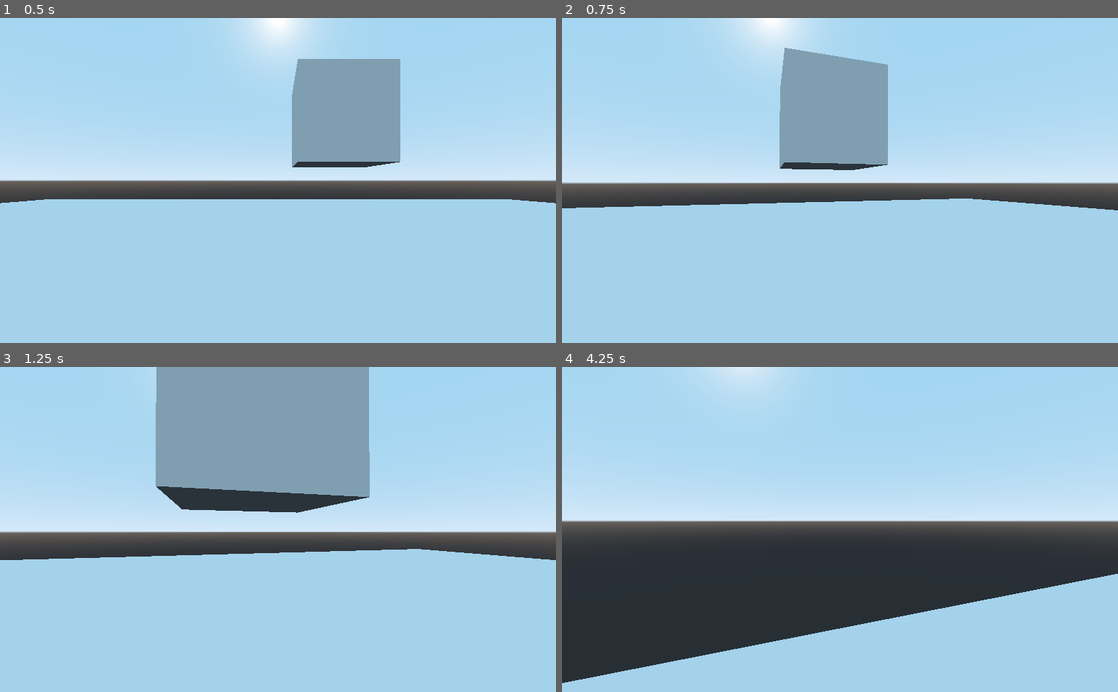
Above: before the commit, frames 1-4 (two rows, left to right).
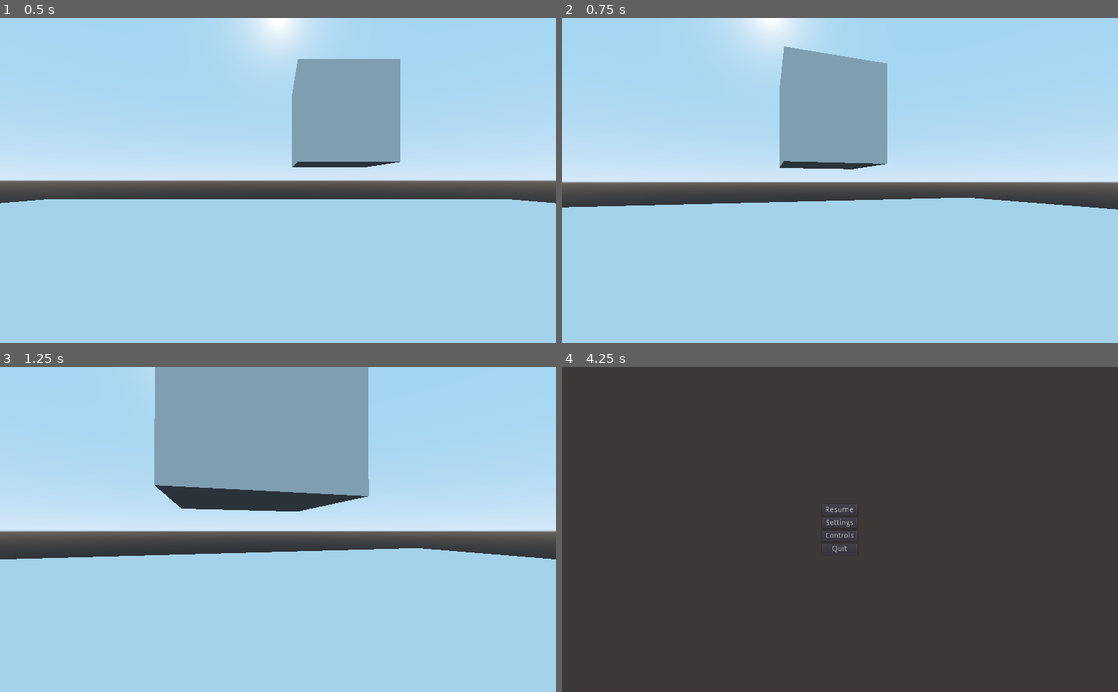
Above: after the commit, the same moments.

Repository: ronman234/YourInTheDark-OrSomethingLikeThat
Game: Godot game, scene res://scenes/sandbox.tscn
Same seed, same stepped clock (60 frames per second), same inputs: the game is played once before the commit and once after it.
Inputs (mouse positions are in pixels of both pictures, inside the frame that each line leads up to):
- Up to frame 1 (0.5 s): no input
- Up to frame 2 (0.75 s): tap Enter at 0.5 s; move the mouse to (867, 180) at 0.52 s; hold W (move_fwd) from 0.53 s (still down); click (867, 180) at 0.6 s
- Up to frame 3 (1.25 s): keep holding W (move_fwd)
- Up to frame 4 (4.25 s): keep holding W (move_fwd); move the mouse to (812, 529) at 1.27 s; right-click (812, 529) at 1.35 s; move the mouse to (851, 523) at 2.02 s; tap Mouse wheel down (zoom_decrease) at 2.1 s; move the mouse to (834, 536) at 2.77 s; tap Mouse wheel up (zoom_increase) at 2.85 s; move the mouse to (878, 532) at 3.52 s; click (878, 532) at 3.6 s; tap Escape (ui_cancel) at 4.15 s

Frame 1 is identical in both runs. In frame 2, 1.1% of the frame differs, in the area x 0-100%, y 8-60%; in frame 3, 1.2%; in frame 4, 69%, in the area x 0-100%, y 0-100%.

Commit message:
Added Main Menu and Pause Menu UI with some functionality

Diff:
--- a/You're In The Dark/player/FPSController.gd
+++ b/You're In The Dark/player/FPSController.gd
@@ -1,4 +1,5 @@
 extends KinematicBody
+
 
 export var speed : float = 5
 export var acceleration : float = 5
--- a/You're In The Dark/project.godot
+++ b/You're In The Dark/project.godot
@@ -13,6 +13,15 @@
 config/name="Shots in the Dark"
 run/main_scene="res://scenes/sandbox.tscn"
 config/icon="res://icon.png"
+
+[display]
+
+window/stretch/mode="viewport"
+window/stretch/aspect="expand"
+
+[global]
+
+stretch=false
 
 [gui]
 
@@ -60,6 +69,11 @@
 "events": [ Object(InputEventMouseButton,"resource_local_to_scene":false,"resource_name":"","device":0,"alt":false,"shi …(212 unchanged characters)…
  ]
 }
+Pause={
+"deadzone": 0.5,
+"events": [ Object(InputEventKey,"resource_local_to_scene":false,"resource_name":"","device":0,"alt":false,"shift":false,"control":false,"meta":false,"command":false,"pressed":false,"scancode":0,"physical_scancode":16777217,"unicode":0,"echo":false,"script":null)
+ ]
+}
 
 [physics]
 
--- /dev/null
+++ b/You're In The Dark/scenes/MainMenu.gd
@@ -0,0 +1,46 @@
+extends Control
+
+# Called when the node enters the scene tree for the first time.
+func _ready():
+	$SettingsContainer/VBoxContainer/Volume.value = 5
+	AudioServer.set_bus_volume_db(AudioServer.get_bus_index("Master"), 5)
+	$MainMenuContainer.visible = true
+	$SettingsContainer.visible = false
+	$ControlsContainer.visible = false
+	$SettingsContainer/VBoxContainer/Volume.step = 0.0001
+
+# Called every frame. 'delta' is the elapsed time since the previous frame.
+#func _process(delta):
+#	pass
+
+
+func _on_StartBtn_pressed():
+	get_tree().change_scene("res://scenes/sandbox.tscn")
+
+
+func _on_SettingsBtn_pressed():
+	$MainMenuContainer.visible = false
+	$SettingsContainer.visible = true
+
+
+func _on_ControlsBtn_pressed():
+	$MainMenuContainer.visible = false
+	$ControlsContainer.visible = true
+
+
+func _on_QuitBtn_pressed():
+	get_tree().quit()
+
+func _on_Volume_value_changed(value):
+	AudioServer.set_bus_volume_db(AudioServer.get_bus_index("Master"), value * 20)
+	$SettingsContainer/VBoxContainer/Volume/Label2.text = String(value * 20)
+
+
+func _on_ReturnBtn_pressed():
+	$MainMenuContainer.visible = true
+	$SettingsContainer.visible = false
+
+
+func _on_ControlsReturnBtn_pressed():
+	$MainMenuContainer.visible = true
+	$ControlsContainer.visible = false
--- /dev/null
+++ b/You're In The Dark/scenes/MainMenu.tscn
@@ -0,0 +1,119 @@
+[gd_scene load_steps=2 format=2]
+
+[ext_resource path="res://scenes/MainMenu.gd" type="Script" id=1]
+
+[node name="MainMenu" type="Control"]
+anchor_right = 1.0
+anchor_bottom = 1.0
+script = ExtResource( 1 )
+
+[node name="ColorRect" type="ColorRect" parent="."]
+anchor_right = 1.0
+anchor_bottom = 1.0
+color = Color( 0.239216, 0.223529, 0.223529, 1 )
+
+[node name="MainMenuContainer" type="CenterContainer" parent="."]
+visible = false
+anchor_right = 1.0
+anchor_bottom = 1.0
+
+[node name="VBoxContainer" type="VBoxContainer" parent="MainMenuContainer"]
+margin_left = 479.0
+margin_top = 254.0
+margin_right = 544.0
+margin_bottom = 346.0
+
+[node name="StartBtn" type="Button" parent="MainMenuContainer/VBoxContainer"]
+margin_right = 65.0
+margin_bottom = 20.0
+text = "Start"
+
+[node name="SettingsBtn" type="Button" parent="MainMenuContainer/VBoxContainer"]
+margin_top = 24.0
+margin_right = 65.0
+margin_bottom = 44.0
+text = "Settings"
+
+[node name="ControlsBtn" type="Button" parent="MainMenuContainer/VBoxContainer"]
+margin_top = 48.0
+margin_right = 65.0
+margin_bottom = 68.0
+text = "Controls"
+
+[node name="QuitBtn" type="Button" parent="MainMenuContainer/VBoxContainer"]
+margin_top = 72.0
+margin_right = 65.0
+margin_bottom = 92.0
+text = "Quit"
+
+[node name="SettingsContainer" type="CenterContainer" parent="."]
+visible = false
+anchor_right = 1.0
+anchor_bottom = 1.0
+
+[node name="VBoxContainer" type="VBoxContainer" parent="SettingsContainer"]
+margin_left = 491.0
+margin_top = 280.0
+margin_right = 533.0
+margin_bottom = 320.0
+
+[node name="Volume" type="HSlider" parent="SettingsContainer/VBoxContainer"]
+margin_right = 42.0
+margin_bottom = 16.0
+max_value = 1.0
+step = 0.0
+
+[node name="Label" type="Label" parent="SettingsContainer/VBoxContainer/Volume"]
+margin_left = -60.0
+margin_top = -1.0
+margin_right = -5.0
+margin_bottom = 14.0
+text = "Volume"
+align = 1
+valign = 1
+
+[node name="Label2" type="Label" parent="SettingsContainer/VBoxContainer/Volume"]
+margin_left = 45.0
+margin_top = 2.0
+margin_right = 100.0
+margin_bottom = 17.0
+align = 1
+valign = 1
+
+[node name="ReturnBtn" type="Button" parent="SettingsContainer/VBoxContainer"]
+margin_top = 20.0
+margin_right = 42.0
+margin_bottom = 40.0
+text = "Back"
+
+[node name="ControlsContainer" type="CenterContainer" parent="."]
+anchor_right = 1.0
+anchor_bottom = 1.0
+
+[node name="VBoxContainer" type="VBoxContainer" parent="ControlsContainer"]
+margin_left = 386.0
+margin_top = 255.0
+margin_right = 637.0
+margin_bottom = 344.0
+
+[node name="Label" type="Label" parent="ControlsContainer/VBoxContainer"]
+margin_right = 251.0
+margin_bottom = 65.0
+text = "Movement - W, A, S, D
+Interact / Take Photo - Left Mouse Click
+Use Camera - Right Mouse Click
+Pause - Escape Key"
+
+[node name="ControlsReturnBtn" type="Button" parent="ControlsContainer/VBoxContainer"]
+margin_top = 69.0
+margin_right = 251.0
+margin_bottom = 89.0
+text = "Return"
+
+[connection signal="pressed" from="MainMenuContainer/VBoxContainer/StartBtn" to="." method="_on_StartBtn_pressed"]
+[connection signal="pressed" from="MainMenuContainer/VBoxContainer/SettingsBtn" to="." method="_on_SettingsBtn_pressed"]
+[connection signal="pressed" from="MainMenuContainer/VBoxContainer/ControlsBtn" to="." method="_on_ControlsBtn_pressed"]
+[connection signal="pressed" from="MainMenuContainer/VBoxContainer/QuitBtn" to="." method="_on_QuitBtn_pressed"]
+[connection signal="value_changed" from="SettingsContainer/VBoxContainer/Volume" to="." method="_on_Volume_value_changed"]
+[connection signal="pressed" from="SettingsContainer/VBoxContainer/ReturnBtn" to="." method="_on_ReturnBtn_pressed"]
+[connection signal="pressed" from="ControlsContainer/VBoxContainer/ControlsReturnBtn" to="." method="_on_ControlsReturnBtn_pressed"]
--- /dev/null
+++ b/You're In The Dark/scenes/PauseMenu.gd
@@ -0,0 +1,56 @@
+extends Control
+
+var volume = AudioServer.get_bus_volume_db(AudioServer.get_bus_index("Master"))
+
+# Called when the node enters the scene tree for the first time.
+func _ready():
+	$SettingsContainer/VBoxContainer/Volume.value = volume
+	AudioServer.set_bus_volume_db(AudioServer.get_bus_index("Master"), volume)
+
+var is_paused = false setget set_is_paused
+
+func _unhandled_input(event):
+	if event.is_action_pressed("Pause"):
+		self.is_paused = !is_paused
+
+func set_is_paused(value):
+	is_paused = value
+	get_tree().paused = is_paused
+	visible = is_paused
+	$MainMenuContainer.visible = is_paused
+	if(is_paused):
+		Input.set_mouse_mode(Input.MOUSE_MODE_VISIBLE)
+	else:
+		Input.set_mouse_mode(Input.MOUSE_MODE_HIDDEN)
+
+func _on_QuitBtn_pressed():
+	get_tree().quit()
+
+
+func _on_ControlsBtn_pressed():
+	$MainMenuContainer.visible = false
+	$ControlsContainer.visible = true
+
+
+func _on_SettingsBtn_pressed():
+	$MainMenuContainer.visible = false
+	$SettingsContainer.visible = true
+
+
+func _on_ResumeBtn_pressed():
+	self.is_paused = false
+
+
+func _on_ReturnBtn_pressed():
+	$MainMenuContainer.visible = true
+	$SettingsContainer.visible = false
+
+
+func _on_ControlsReturnBtn_pressed():
+	$MainMenuContainer.visible = true
+	$ControlsContainer.visible = false
+
+
+func _on_Volume_value_changed(value):
+	AudioServer.set_bus_volume_db(volume, value/10)
+	$SettingsContainer/VBoxContainer/Volume/Label2.text = String(value)
--- /dev/null
+++ b/You're In The Dark/scenes/PauseMenu.tscn
@@ -0,0 +1,119 @@
+[gd_scene load_steps=2 format=2]
+
+[ext_resource path="res://scenes/PauseMenu.gd" type="Script" id=1]
+
+[node name="PauseMenu" type="Control"]
+pause_mode = 2
+anchor_right = 1.0
+anchor_bottom = 1.0
+script = ExtResource( 1 )
+
+[node name="ColorRect" type="ColorRect" parent="."]
+anchor_right = 1.0
+anchor_bottom = 1.0
+color = Color( 0.239216, 0.223529, 0.223529, 1 )
+
+[node name="MainMenuContainer" type="CenterContainer" parent="."]
+anchor_right = 1.0
+anchor_bottom = 1.0
+
+[node name="VBoxContainer" type="VBoxContainer" parent="MainMenuContainer"]
+margin_left = 479.0
+margin_top = 254.0
+margin_right = 544.0
+margin_bottom = 346.0
+
+[node name="ResumeBtn" type="Button" parent="MainMenuContainer/VBoxContainer"]
+margin_right = 65.0
+margin_bottom = 20.0
+text = "Resume"
+
+[node name="SettingsBtn" type="Button" parent="MainMenuContainer/VBoxContainer"]
+margin_top = 24.0
+margin_right = 65.0
+margin_bottom = 44.0
+text = "Settings"
+
+[node name="ControlsBtn" type="Button" parent="MainMenuContainer/VBoxContainer"]
+margin_top = 48.0
+margin_right = 65.0
+margin_bottom = 68.0
+text = "Controls"
+
+[node name="QuitBtn" type="Button" parent="MainMenuContainer/VBoxContainer"]
+margin_top = 72.0
+margin_right = 65.0
+margin_bottom = 92.0
+text = "Quit"
+
+[node name="SettingsContainer" type="CenterContainer" parent="."]
+visible = false
+anchor_right = 1.0
+anchor_bottom = 1.0
+
+[node name="VBoxContainer" type="VBoxContainer" parent="SettingsContainer"]
+margin_left = 491.0
+margin_top = 280.0
+margin_right = 533.0
+margin_bottom = 320.0
+
+[node name="Volume" type="HSlider" parent="SettingsContainer/VBoxContainer"]
+margin_right = 42.0
+margin_bottom = 16.0
+max_value = 10.0
+
+[node name="Label" type="Label" parent="SettingsContainer/VBoxContainer/Volume"]
+margin_left = -60.0
+margin_top = -1.0
+margin_right = -5.0
+margin_bottom = 14.0
+text = "Volume"
+align = 1
+valign = 1
+
+[node name="Label2" type="Label" parent="SettingsContainer/VBoxContainer/Volume"]
+margin_left = 45.0
+margin_top = 2.0
+margin_right = 100.0
+margin_bottom = 17.0
+align = 1
+valign = 1
+
+[node name="ReturnBtn" type="Button" parent="SettingsContainer/VBoxContainer"]
+margin_top = 20.0
+margin_right = 42.0
+margin_bottom = 40.0
+text = "Back"
+
+[node name="ControlsContainer" type="CenterContainer" parent="."]
+visible = false
+anchor_right = 1.0
+anchor_bottom = 1.0
+
+[node name="VBoxContainer" type="VBoxContainer" parent="ControlsContainer"]
+margin_left = 386.0
+margin_top = 255.0
+margin_right = 637.0
+margin_bottom = 344.0
+
+[node name="Label" type="Label" parent="ControlsContainer/VBoxContainer"]
+margin_right = 251.0
+margin_bottom = 65.0
+text = "Movement - W, A, S, D
+Interact / Take Photo - Left Mouse Click
+Use Camera - Right Mouse Click
+Pause - Escape Key"
+
+[node name="ControlsReturnBtn" type="Button" parent="ControlsContainer/VBoxContainer"]
+margin_top = 69.0
+margin_right = 251.0
+margin_bottom = 89.0
+text = "Return"
+
+[connection signal="pressed" from="MainMenuContainer/VBoxContainer/ResumeBtn" to="." method="_on_ResumeBtn_pressed"]
+[connection signal="pressed" from="MainMenuContainer/VBoxContainer/SettingsBtn" to="." method="_on_SettingsBtn_pressed"]
+[connection signal="pressed" from="MainMenuContainer/VBoxContainer/ControlsBtn" to="." method="_on_ControlsBtn_pressed"]
+[connection signal="pressed" from="MainMenuContainer/VBoxContainer/QuitBtn" to="." method="_on_QuitBtn_pressed"]
+[connection signal="value_changed" from="SettingsContainer/VBoxContainer/Volume" to="." method="_on_Volume_value_changed"]
+[connection signal="pressed" from="SettingsContainer/VBoxContainer/ReturnBtn" to="." method="_on_ReturnBtn_pressed"]
+[connection signal="pressed" from="ControlsContainer/VBoxContainer/ControlsReturnBtn" to="." method="_on_ControlsReturnBtn_pressed"]
--- a/You're In The Dark/scenes/sandbox.tscn
+++ b/You're In The Dark/scenes/sandbox.tscn
@@ -1,7 +1,8 @@
-[gd_scene load_steps=5 format=2]
+[gd_scene load_steps=6 format=2]
 
 [ext_resource path="res://player/player.tscn" type="PackedScene" id=1]
 [ext_resource path="res://assets/music/shotinthedark.mp3" type="AudioStream" id=2]
+[ext_resource path="res://scenes/PauseMenu.tscn" type="PackedScene" id=3]
 
 [sub_resource type="PlaneMesh" id=1]
 
@@ -31,3 +32,8 @@
 stream = ExtResource( 2 )
 volume_db = -25.0
 autoplay = true
+
+[node name="CanvasLayer" type="CanvasLayer" parent="."]
+
+[node name="PauseMenu" parent="CanvasLayer" instance=ExtResource( 3 )]
+visible = false
